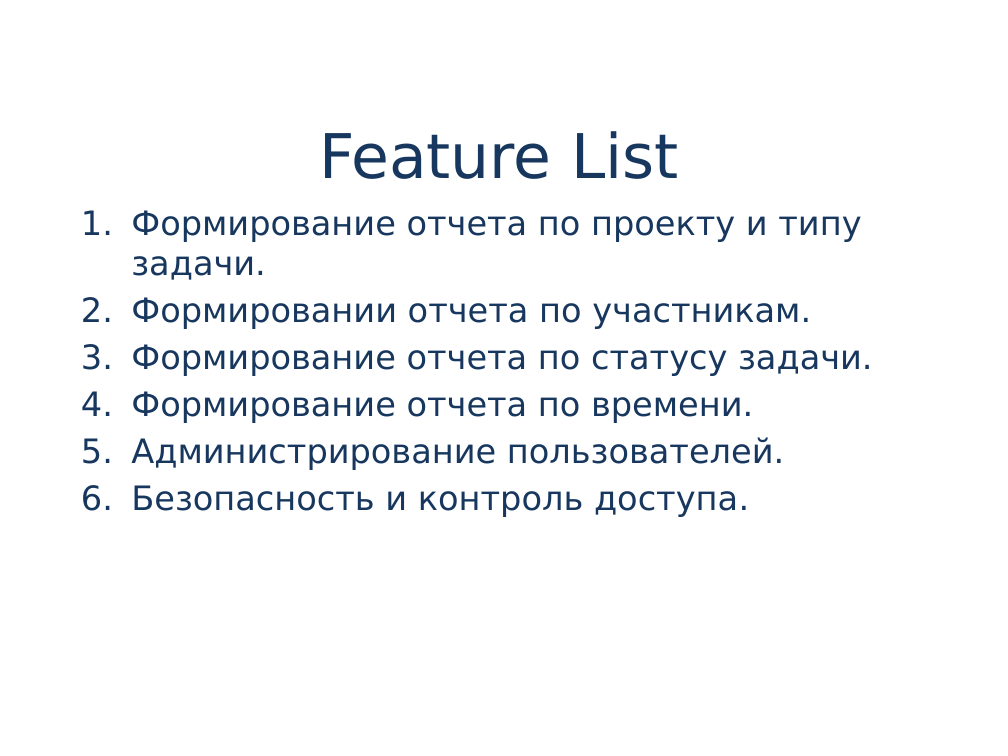
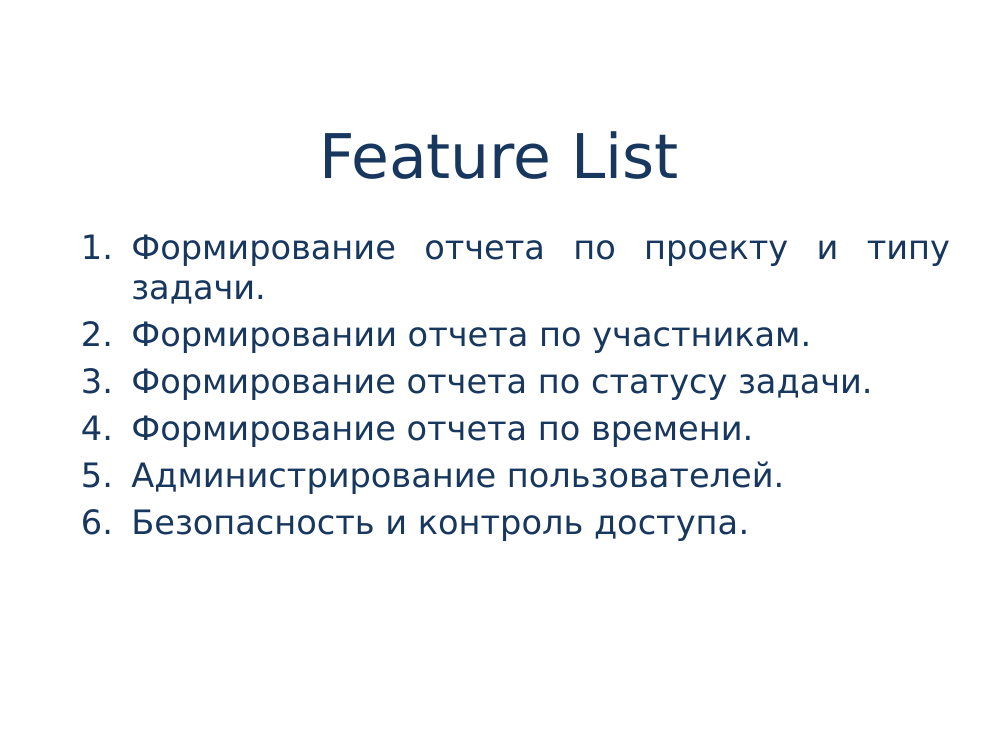
Before and after one commit to chursin-andrey/project-jastt, a slide deck: slide 4 of presentation/jastt.pptx. Drawn at 1008x756 pixels with LibreOffice and Linux fonts; fonts in the diff are those of the drawing; background and template pictures are left out. Boxes give left, top, right and bottom in pixels: in the first picture for what was removed or moved away, otherwise in the second. Text is boxed around its words. In the diff, an @@ line names an element or a change of style, - is before the commit and + after.

```diff
--- a/presentation/jastt.pptx
+++ b/presentation/jastt.pptx
@@ subtitle "Формирование отчета по проекту и ...": place and size @@
-subtitle "Формирование отчета по проекту и ..." at bbox=[131, 210, 873, 517]
+subtitle "Формирование отчета по проекту и ..." at bbox=[131, 234, 950, 541]
@@ subtitle "Формирование отчета по проекту и ..." at bbox=[131, 234, 950, 541]: alignment left to justified @@
```
Also in this commit, not shown: 4 other slides changed, 5 slides added, 7 other files.
